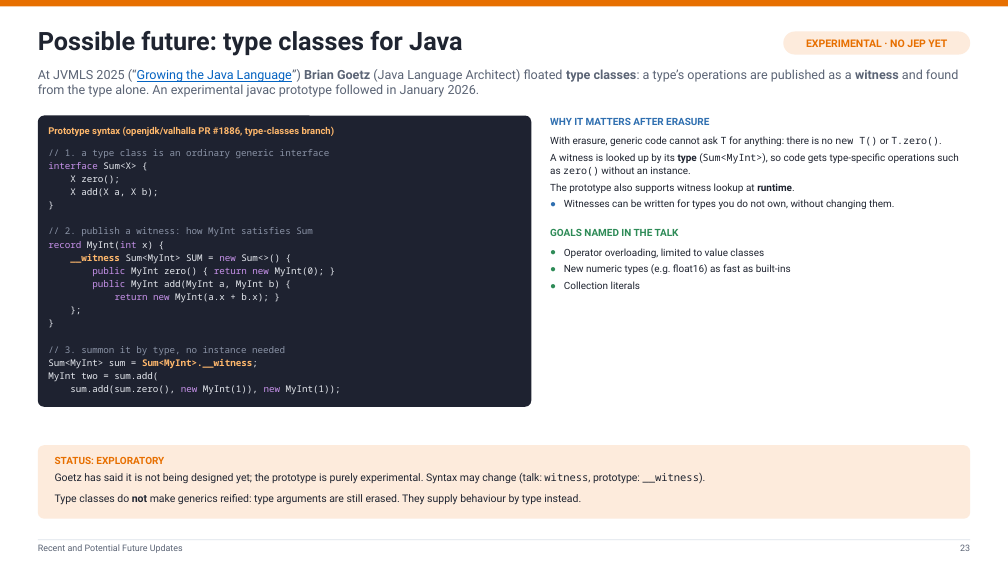
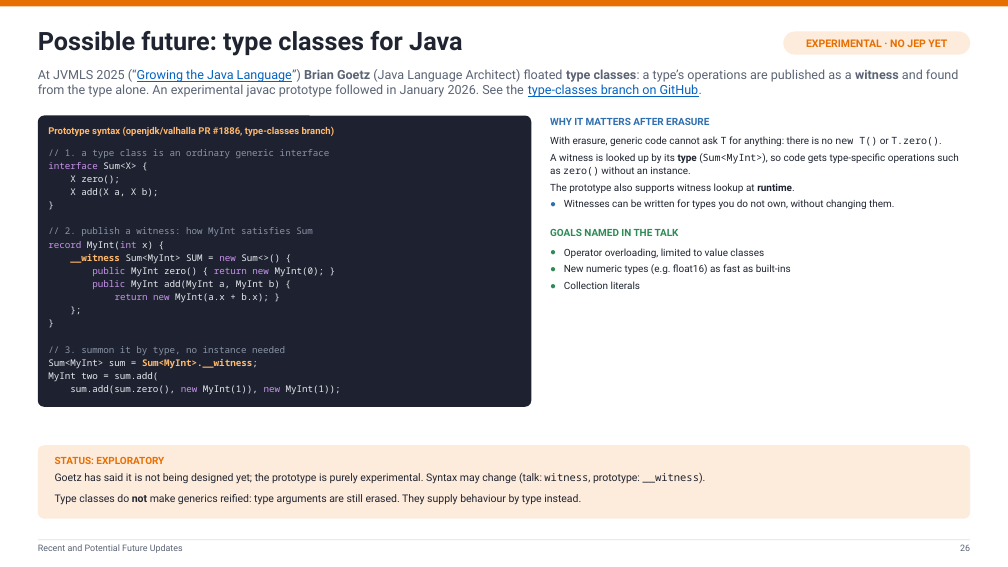
Before and after one commit to muminc/valhalla-testing, a slide deck: slide 26 of java-updates.pptx (slide 23 before the commit). Drawn at 1008x567 pixels with LibreOffice and Linux fonts; fonts in the diff are those of the drawing. Boxes give left, top, right and bottom in pixels: in the first picture for what was removed or moved away, otherwise in the second. Text is boxed around its words. In the diff, an @@ line names an element or a change of style, - is before the commit and + after.

```diff
--- a/java-updates.pptx
+++ b/java-updates.pptx
@@ text at (x1=38, y1=69, x2=959, y2=97): text changed @@
-At JVMLS 2025 (“Growing the Java Language”) Brian Goetz (Java Language Architect) floated type classes: a type’s operations are published as a witness and found from the type alone. An experimental javac prototype followed in January 2026.
+At JVMLS 2025 (“Growing the Java Language”) Brian Goetz (Java Language Architect) floated type classes: a type’s operations are published as a witness and found from the type alone. An experimental javac prototype followed in January 2026. See the type-classes branch on GitHub.
```
Also in this commit, not shown: 5 other slides changed, 3 slides added, 7 other files.
